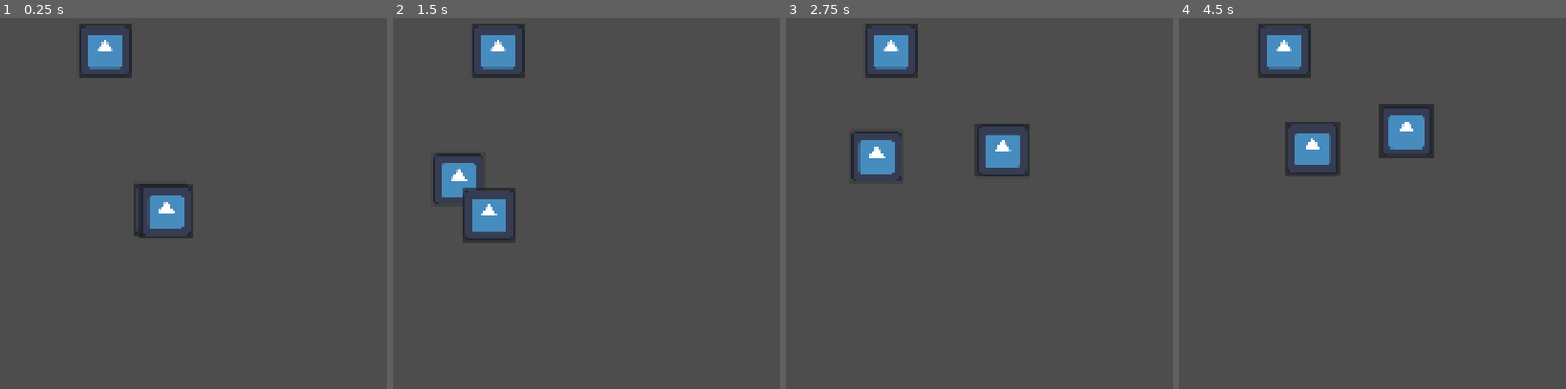
Above: before the commit, frames 1-4 (left to right).
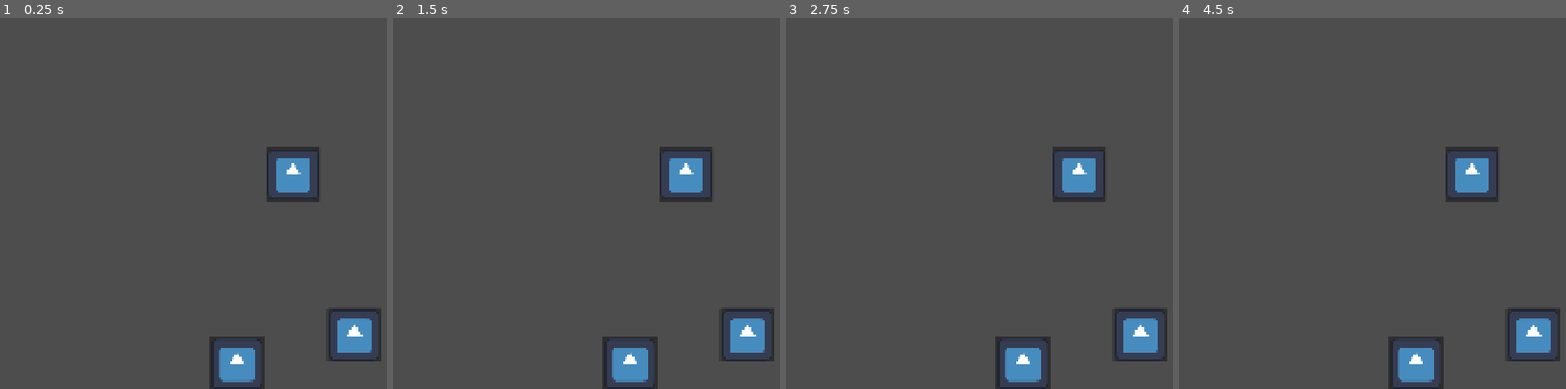
Above: after the commit, the same moments.

Repository: Novali91/CameraGame
Game: Godot game, scene res://02_Map/map.tscn
Two runs of this game, one before a commit and one after it. Both use one fixed random seed, a clock stepped at 60 frames per second and the inputs below. The engine's default icon, where the game draws it, is replaced by a stand-in: a white triangle on a blue panel in a dark square.
Inputs (mouse positions are in pixels of both pictures, inside the frame that each line leads up to):
- Up to frame 1 (0.25 s): no input
- Up to frame 2 (1.5 s): click (536, 203) at 0.52 s; click (478, 184) at 1.27 s
- Up to frame 3 (2.75 s): click (816, 166) at 2.02 s
- Up to frame 4 (4.5 s): move the mouse to (1480, 151) at 2.77 s; click (1480, 151) at 2.92 s; drag from (outside the picture) to (1275, 259) at 3.52 s; move the mouse to (1387, 81) at 4.27 s; click (1387, 81) at 4.42 s

The runs differ from the first frame. In frame 1, 6.5% of the frame differs, in the area x 20-99%, y 1-100%; in frame 2, 7.1%; in frame 3, 7.2%; in frame 4, 7.8%.

Commit message:
Small camera window changes

Diff:
--- a/02_Map/map.gd
+++ b/02_Map/map.gd
@@ -1,6 +1,5 @@
 extends Node
 class_name Map
-var recording_time: float = 0 #temporary, pass this value in later
 @export var route_vis: RouteVisualization
 @export var cam: Camera2D
 @export var people_node: Node
@@ -23,11 +22,6 @@
 		for conversation in person.conversations:
 			conversation.update()
 
-#temporary. Should be passed in by OS instead
-func _process(delta: float) -> void:
-	recording_time += delta
-	play(recording_time, 0)
-
 func play(time: float, cam_id: int) -> void:
 	cam.position = camera_locations[cam_id].position
 	for person in people:
--- a/03_OS/01_Windows/camera_window.tscn
+++ b/03_OS/01_Windows/camera_window.tscn
@@ -12,7 +12,7 @@
 @onready var time_slider: HSlider = $Window/ResizeMargins/VBoxContainer/Control/TimeSlider as HSlider
 
 func _process(_delta: float) -> void:
-	map.recording_time = time_slider.value
+	map.play(time_slider.value,0) #second parameter is camera index
 "
 
 [node name="CameraWindow" type="Control" unique_id=1105901653]
@@ -80,3 +80,4 @@
 offset_top = -16.0
 grow_horizontal = 2
 grow_vertical = 0
+max_value = 15.0
--- a/03_OS/02_Desktop/Desktop.tscn
+++ b/03_OS/02_Desktop/Desktop.tscn
@@ -2,9 +2,6 @@
 
 [ext_resource type="Script" uid="uid://b1bipim1ki3ou" path="res://03_OS/02_Desktop/desktop.gd" id="1_3eq2a"]
 [ext_resource type="Texture2D" uid="uid://d4a1ba5ysol6u" path="res://01_Assets/02_Icons/desktop_background_temp.jpeg" id="1_l22os"]
-[ext_resource type="PackedScene" uid="uid://cas8iltxmmus" path="res://03_OS/02_Desktop/app_shortcut.tscn" id="2_q7grr"]
-[ext_resource type="PackedScene" uid="uid://c08vlsgl8ea82" path="res://03_OS/01_Windows/os_window.tscn" id="3_suuki"]
-[ext_resource type="PackedScene" uid="uid://w6yu1ctw8o6e" path="res://03_OS/02_Desktop/taskbar_icon.tscn" id="5_1va7b"]
 
 [node name="Desktop" type="Node2D" unique_id=1463141510]
 script = ExtResource("1_3eq2a")
@@ -27,7 +24,3 @@
 grow_horizontal = 2
 grow_vertical = 0
 color = Color(0, 0, 0, 0.43137255)
-
-[node name="AppShortcut" parent="." unique_id=1949483686 instance=ExtResource("2_q7grr")]
-window_scene = ExtResource("3_suuki")
-taskbar_icon_scene = ExtResource("5_1va7b")
--- a/03_OS/02_Desktop/app_shortcut.tscn
+++ b/03_OS/02_Desktop/app_shortcut.tscn
@@ -6,24 +6,36 @@
 [node name="AppShortcut" type="Node2D" unique_id=1949483686]
 script = ExtResource("1_y0vea")
 
-[node name="Button" type="Button" parent="." unique_id=2009657129]
-offset_right = 8.0
-offset_bottom = 8.0
-icon = ExtResource("1_fpejj")
+[node name="Container" type="Control" parent="." unique_id=793288334]
+layout_mode = 3
+anchors_preset = 0
+offset_right = 117.0
+offset_bottom = 150.0
 
-[node name="Label" type="Label" parent="Button" unique_id=1844243870]
+[node name="AspectRatioContainer" type="AspectRatioContainer" parent="Container" unique_id=518180970]
 layout_mode = 1
-anchors_preset = 7
-anchor_left = 0.5
+anchors_preset = 15
+anchor_right = 1.0
+anchor_bottom = 1.0
+grow_horizontal = 2
+grow_vertical = 2
+
+[node name="Button" type="TextureButton" parent="Container/AspectRatioContainer" unique_id=1165881510]
+layout_mode = 2
+texture_normal = ExtResource("1_fpejj")
+ignore_texture_size = true
+stretch_mode = 0
+
+[node name="Label" type="Label" parent="Container" unique_id=1844243870]
+layout_mode = 1
+anchors_preset = 12
 anchor_top = 1.0
-anchor_right = 0.5
+anchor_right = 1.0
 anchor_bottom = 1.0
-offset_left = -59.5
 offset_top = -23.0
-offset_right = 59.5
 grow_horizontal = 2
 grow_vertical = 0
 text = "App name here"
 horizontal_alignment = 1
 
-[connection signal="pressed" from="Button" to="." method="_on_button_pressed"]
+[connection signal="pressed" from="Container/AspectRatioContainer/Button" to="." method="_on_button_pressed"]
